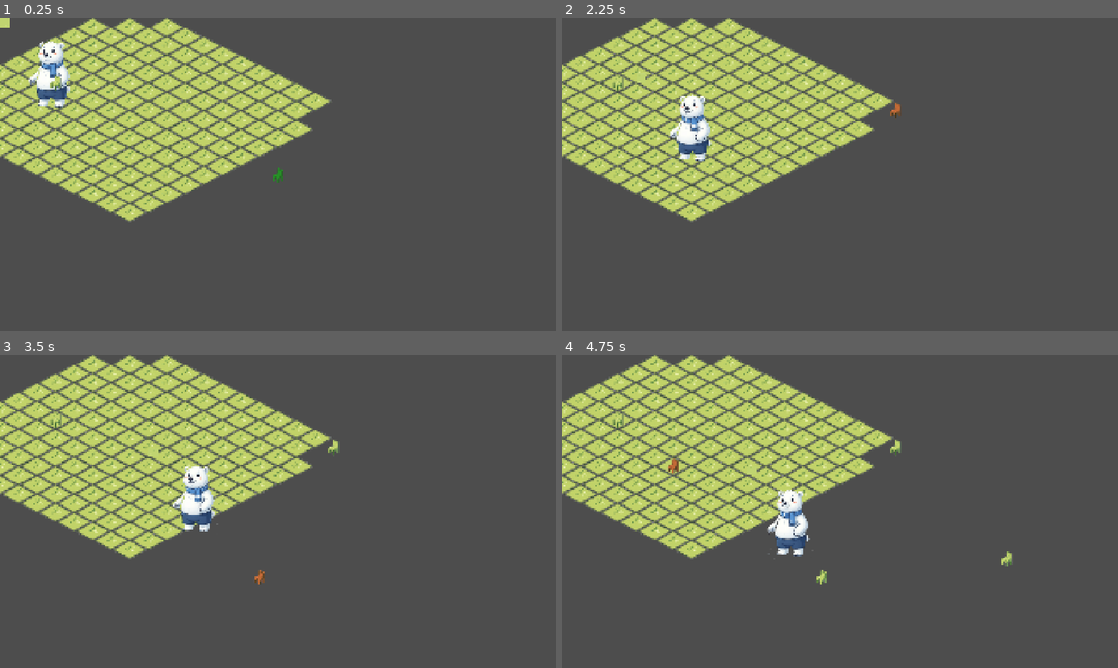
Above: before the commit, frames 1-4 (two rows, left to right).
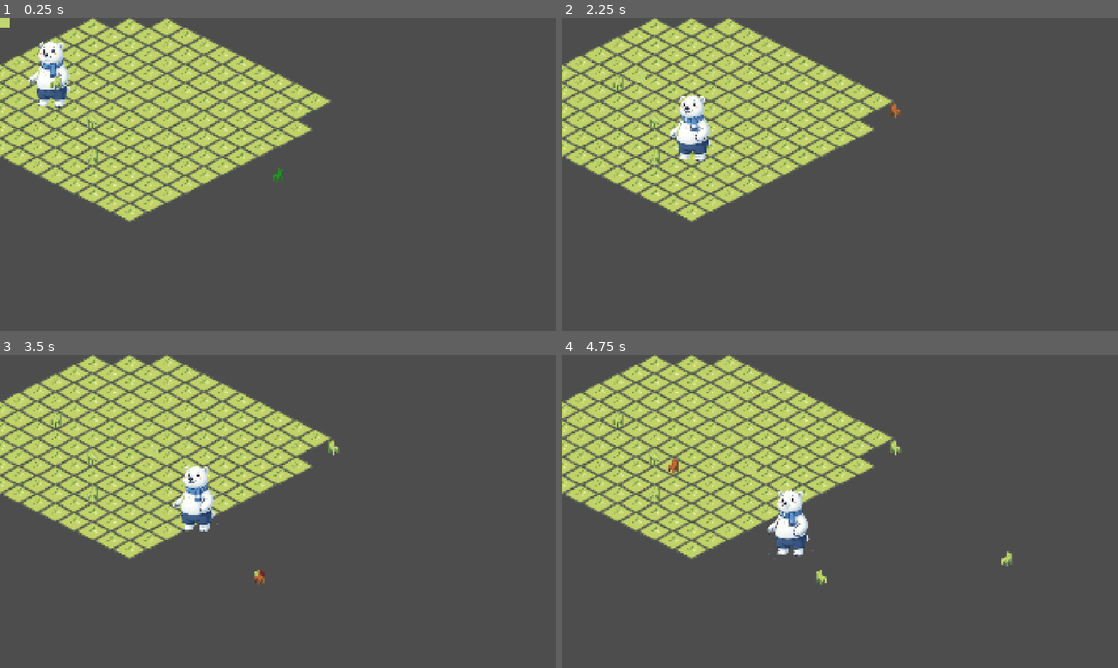
Above: after the commit, the same moments.

Repository: FernandoBATY/Polarv
Game: Godot game, scene res://scenes/world/game.tscn
Two runs of this game, one before a commit and one after it. Both use one fixed random seed, a clock stepped at 60 frames per second and the inputs below.
Inputs (mouse positions are in pixels of both pictures, inside the frame that each line leads up to):
- Up to frame 1 (0.25 s): no input
- Up to frame 2 (2.25 s): tap Enter at 0.5 s; move the mouse to (962, 158) at 0.52 s; hold D 0.53-1.28 s; tap R at 0.6, 1.55, 2.1 s; click (962, 158) at 0.67 s; tap P at 0.8, 1.35 s; move the mouse to (728, 190) at 1.27 s; hold S 1.28-2.03 s; click (728, 190) at 1.42 s; move the mouse to (895, 105) at 2.02 s; hold D from 2.03 s (still down); click (895, 105) at 2.17 s
- Up to frame 3 (3.5 s): keep holding D; tap P at 2.3, 2.85 s; move the mouse to (250, 574) at 2.77 s; click (250, 574) at 2.92 s; tap R at 3.05 s
- Up to frame 4 (4.75 s): move the mouse to (1006, 558) at 3.52 s; release D at 3.53 s; hold S from 3.53 s (still down); tap R at 3.6, 4.55 s; click (1006, 558) at 3.67 s; tap P at 3.8, 4.35 s; move the mouse to (673, 464) at 4.27 s; click (673, 464) at 4.42 s

The runs differ from the first frame. In frame 1, less than 0.1% of the frame differs, in the area x 15-18%, y 30-47%; in frame 2, 0.1%; in frame 3, 0.2%; in frame 4, 0.2%, in the area x 15-61%, y 27-74%.

Commit message:
guardado de datos en json

Diff:
--- a/scripts/furniture/FurnitureItem.gd
+++ b/scripts/furniture/FurnitureItem.gd
@@ -11,4 +11,31 @@
 	rotation_degrees_data = new_rotation
 
 	global_position = IsoGrid.grid_to_world(grid_position)
+
+	apply_visual_direction()
+
 	z_index = int(global_position.y)
+
+
+func apply_visual_direction() -> void:
+	var sprite := $Sprite2D as Sprite2D
+
+	sprite.flip_h = false
+
+	match rotation_degrees_data:
+		0:
+			sprite.flip_h = false
+		90:
+			sprite.flip_h = false
+		180:
+			sprite.flip_h = false
+		270:
+			sprite.flip_h = true
+
+func to_save_data() -> Dictionary:
+	return {
+		"id": item_id,
+		"x": grid_position.x,
+		"y": grid_position.y,
+		"rotation": rotation_degrees_data
+	}
--- a/scripts/world/Game.gd
+++ b/scripts/world/Game.gd
@@ -3,6 +3,7 @@
 var occupied_cells: Dictionary = {}
 var current_preview_valid: bool = true
 var decoration_mode: bool = true
+var current_rotation: int = 0
 
 @onready var player: CharacterBody2D = $Player
 @onready var grid_debug: Sprite2D = $GridDebug
@@ -10,9 +11,11 @@
 @onready var furniture_preview: Node2D = $FurniturePreview
 
 const FURNITURE_ITEM_SCENE: PackedScene = preload("res://scenes/furniture/FurnitureItem.tscn")
+const SAVE_PATH: String = "user://decorations_save.json"
 
 func _ready() -> void:
-	spawn_test_furniture(Vector2i(5, 2))
+	load_decorations_from_file()
+
 
 func _process(_delta: float) -> void:
 	if player:
@@ -26,6 +29,7 @@
 	else:
 		furniture_preview.visible = false
 
+
 func update_grid_debug() -> void:
 	var cell: Vector2i = IsoGrid.world_to_grid(player.global_position)
 	var grid_world_position: Vector2 = IsoGrid.grid_to_world(cell)
@@ -33,9 +37,9 @@
 	grid_debug.global_position = grid_world_position
 	grid_debug.z_index = int(grid_debug.global_position.y) - 1
 
+
 func update_furniture_preview() -> void:
 	var mouse_position := get_global_mouse_position()
-
 	var cell := IsoGrid.world_to_grid(mouse_position)
 	var snapped_position := IsoGrid.grid_to_world(cell)
 
@@ -45,17 +49,34 @@
 	current_preview_valid = !occupied_cells.has(cell)
 
 	var preview_sprite := furniture_preview.get_node("Sprite2D") as Sprite2D
+	preview_sprite.flip_h = current_rotation == 270
 
 	if current_preview_valid:
 		preview_sprite.modulate = Color(0, 1, 0, 0.5)
 	else:
 		preview_sprite.modulate = Color(1, 0, 0, 0.5)
 
+
 func _unhandled_input(event: InputEvent) -> void:
 	if event is InputEventKey:
 		if event.pressed and event.keycode == KEY_D:
 			decoration_mode = !decoration_mode
 			print("DECORATION MODE: ", decoration_mode)
+
+		if event.pressed and event.keycode == KEY_R:
+			current_rotation += 90
+
+			if current_rotation >= 360:
+				current_rotation = 0
+
+			print("DIRECTION: ", current_rotation)
+
+		if event.pressed and event.keycode == KEY_P:
+			var data := get_decorations_save_data()
+			print(data)
+
+		if event.pressed and event.keycode == KEY_S:
+			save_decorations_to_file()
 
 	if event is InputEventMouseButton:
 		if decoration_mode and event.pressed and event.button_index == MOUSE_BUTTON_LEFT:
@@ -65,6 +86,7 @@
 			if current_preview_valid:
 				spawn_test_furniture(cell)
 
+
 func spawn_test_furniture(cell: Vector2i) -> void:
 	if occupied_cells.has(cell):
 		print("CELDA OCUPADA: ", cell)
@@ -73,6 +95,105 @@
 	var furniture := FURNITURE_ITEM_SCENE.instantiate()
 	furniture_root.add_child(furniture)
 
-	furniture.setup("chair_01", cell, 0)
+	furniture.setup("chair_01", cell, current_rotation)
 
 	occupied_cells[cell] = furniture
+
+
+func get_decorations_save_data() -> Array:
+	var decorations: Array = []
+
+	for furniture in furniture_root.get_children():
+		if furniture.has_method("to_save_data"):
+			decorations.append(furniture.to_save_data())
+
+	return decorations
+
+
+func save_decorations_to_file() -> void:
+	var data := {
+		"decorations": get_decorations_save_data()
+	}
+
+	var json_text := JSON.stringify(data, "\t")
+
+	var file := FileAccess.open(SAVE_PATH, FileAccess.WRITE)
+	if file == null:
+		print("ERROR AL GUARDAR: ", FileAccess.get_open_error())
+		return
+
+	file.store_string(json_text)
+	file.close()
+
+	print("GUARDADO OK: ", SAVE_PATH)
+
+
+func load_decorations_from_file() -> void:
+	if not FileAccess.file_exists(SAVE_PATH):
+		print("NO HAY SAVE LOCAL, CARGANDO DATOS FAKE")
+		load_decorations(get_fake_save_data())
+		return
+
+	var file := FileAccess.open(SAVE_PATH, FileAccess.READ)
+	if file == null:
+		print("ERROR AL CARGAR: ", FileAccess.get_open_error())
+		return
+
+	var json_text := file.get_as_text()
+	file.close()
+
+	var json := JSON.new()
+	var error := json.parse(json_text)
+
+	if error != OK:
+		print("ERROR JSON: ", json.get_error_message())
+		return
+
+	var data: Dictionary = json.data
+
+	if data.has("decorations"):
+		load_decorations(data["decorations"])
+
+
+func load_decorations(data: Array) -> void:
+	for decoration_data in data:
+		var cell := Vector2i(
+			decoration_data["x"],
+			decoration_data["y"]
+		)
+
+		var rotation: int = decoration_data["rotation"]
+
+		var furniture := FURNITURE_ITEM_SCENE.instantiate()
+		furniture_root.add_child(furniture)
+
+		furniture.setup(
+			decoration_data["id"],
+			cell,
+			rotation
+		)
+
+		occupied_cells[cell] = furniture
+
+
+func get_fake_save_data() -> Array:
+	return [
+		{
+			"id": "chair_01",
+			"x": 5,
+			"y": 2,
+			"rotation": 0
+		},
+		{
+			"id": "chair_01",
+			"x": 8,
+			"y": 3,
+			"rotation": 270
+		},
+		{
+			"id": "chair_01",
+			"x": 10,
+			"y": 5,
+			"rotation": 180
+		}
+	]
